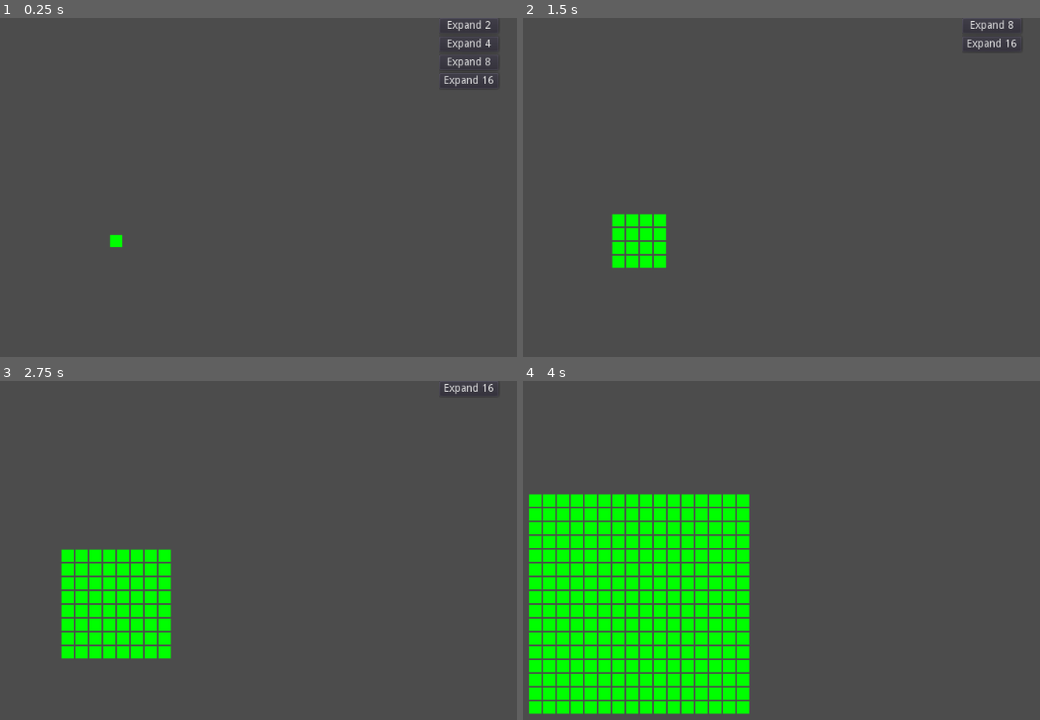
Above: before the commit, frames 1-4 (two rows, left to right).
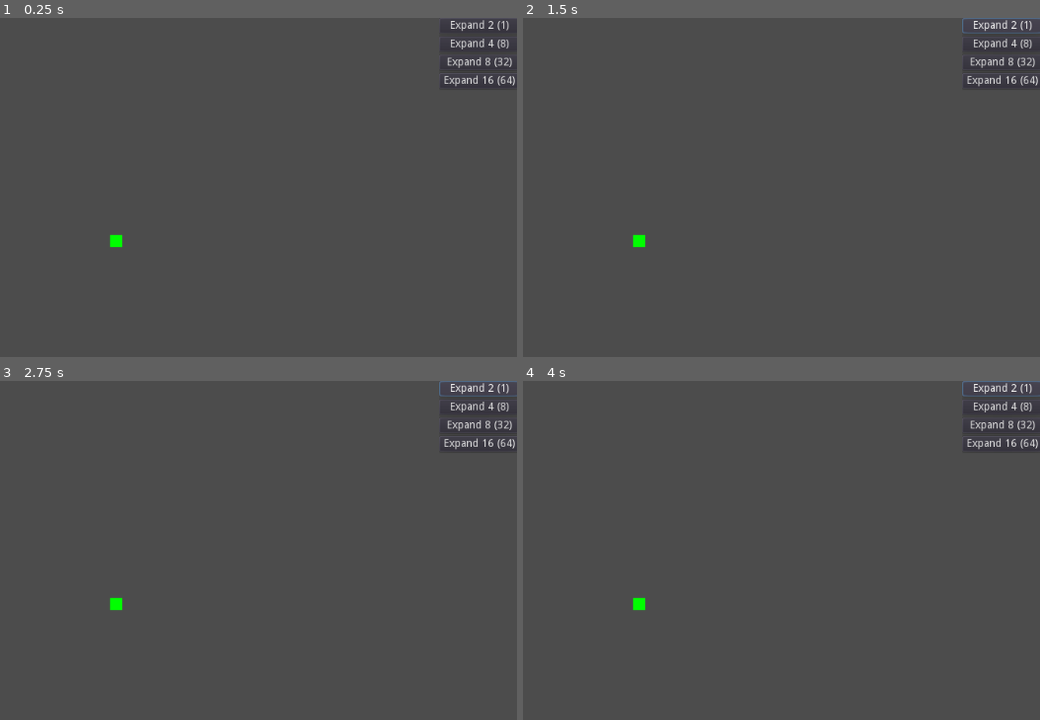
Above: after the commit, the same moments.

Repository: marschium/nonogram-idle
Game: Godot game, scene res://scenes/Main.tscn
Same seed, same stepped clock (60 frames per second), same inputs: the game is played once before the commit and once after it. The project has no main scene, so this scene is started directly.
Inputs (mouse positions are in pixels of both pictures, inside the frame that each line leads up to):
- Up to frame 1 (0.25 s): no input
- Up to frame 2 (1.5 s): click (993, 24) at 0.5 s, where only the run before the commit has a clickable "Expand 2"; click (993, 24) at 1.25 s, where only the run before the commit has a clickable "Expand 4"
- Up to frame 3 (2.75 s): click (470, 387) at 2 s, where only the run before the commit has a clickable "Expand 8"
- Up to frame 4 (4 s): click (993, 387) at 2.75 s, where only the run before the commit has a clickable "Expand 16"; click (1003, 387) at 3.5 s, where only the run after the commit has a clickable "Expand 2 (1)"

The runs differ from the first frame. In frame 1, 0.4% of the frame differs, in the area x 86-100%, y 0-21%; in frame 2, 2.3%; in frame 3, 6.8%; in frame 4, 25%, in the area x 1-100%, y 0-99%.

Commit message:
added cost check for upgrades

Diff:
--- a/game/project.godot
+++ b/game/project.godot
@@ -10,7 +10,6 @@
 
 _global_script_classes=[  ]
 _global_script_class_icons={
-
 }
 
 [application]
--- a/game/scenes/Main.gd
+++ b/game/scenes/Main.gd
@@ -16,10 +16,10 @@
 # Called when the node enters the scene tree for the first time.
 func _ready():
 	toggle_autoclicker(enable_autoclicker)
-	$CanvasLayer/UpgradeControl.add_expand_grid_upgrade(2)
-	$CanvasLayer/UpgradeControl.add_expand_grid_upgrade(4)
-	$CanvasLayer/UpgradeControl.add_expand_grid_upgrade(8)
-	$CanvasLayer/UpgradeControl.add_expand_grid_upgrade(16)
+	$CanvasLayer/UpgradeControl.add_expand_grid_upgrade(2, 1)
+	$CanvasLayer/UpgradeControl.add_expand_grid_upgrade(4, 8)
+	$CanvasLayer/UpgradeControl.add_expand_grid_upgrade(8, 32)
+	$CanvasLayer/UpgradeControl.add_expand_grid_upgrade(16, 64)
 	for p in $Patterns.get_children():
 		$Gameboard.connect("tile_changed", p, "_on_Gameboard_tile_changed")
 		$Gameboard.connect("complete", p, "_on_Gameboard_complete")
@@ -55,5 +55,9 @@
 	score += bonus
 	$ScoreLabel.text = "dots: %s" % score
 
-func _on_UpgradeControl_expand_grid_upgrade(new_size):
-	$Gameboard.reset_board(new_size)
+func _on_UpgradeControl_expand_grid_upgrade(new_size, cost, control):
+	# TODO remove the button/update ui if enough dots
+	if score >= cost:
+		score -= cost
+		control.queue_free()
+		$Gameboard.reset_board(new_size)
--- a/game/scenes/UpgradeControl.gd
+++ b/game/scenes/UpgradeControl.gd
@@ -6,13 +6,11 @@
 func _ready():
 	pass
 
-func add_expand_grid_upgrade(size):
+func add_expand_grid_upgrade(size, cost):
 	var b = Button.new()
-	b.text = "Expand %d" % size
-	b.toggle_mode = true
-	b.connect("toggled", self, "_on_ExpandGridButton_toggled", [b, size])
+	b.text = "Expand %d (%d)" % [size, cost]
+	b.connect("pressed", self, "_on_ExpandGridButton_pressed", [b, size, cost])
 	$ScrollContainer/VBoxContainer.add_child(b)
 
-func _on_ExpandGridButton_toggled(button_pressed, button, new_size):
-	button.queue_free()
-	emit_signal("expand_grid_upgrade", new_size)
+func _on_ExpandGridButton_pressed(button, new_size, cost):
+	emit_signal("expand_grid_upgrade", new_size, cost, button)
